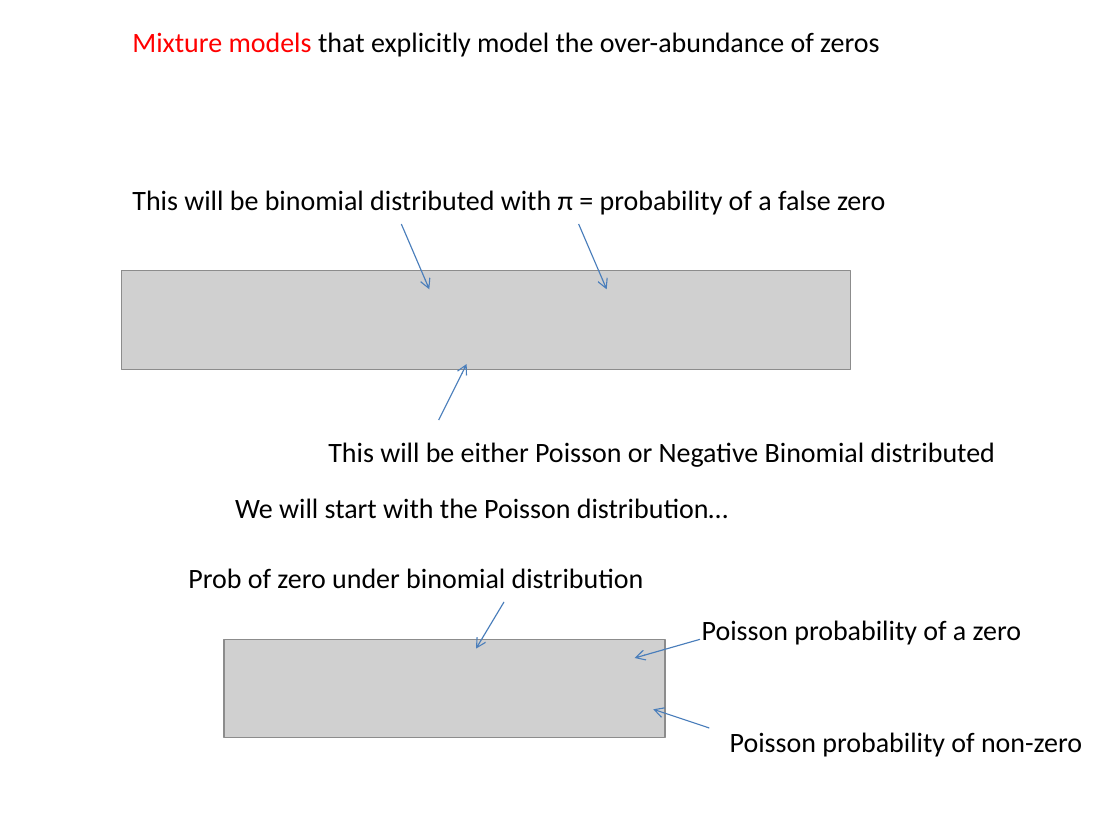
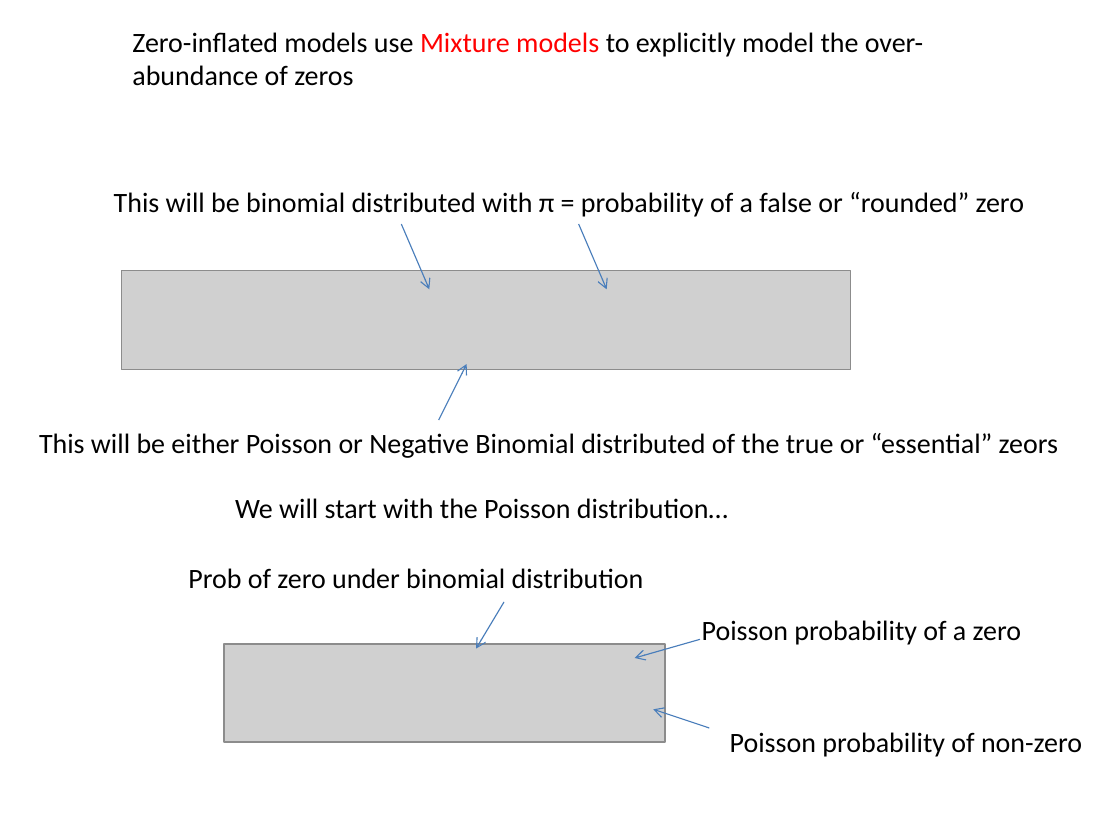
Before and after one commit to afodor/afodor.github.io, a slide deck: slide 5 of classes/stats2017/Lecture20.pptx. Drawn at 1120x840 pixels with LibreOffice and Linux fonts; fonts in the diff are those of the drawing; grey boxes stand for pictures. Boxes give left, top, right and bottom in pixels: in the first picture for what was removed or moved away, otherwise in the second. Text is boxed around its words. In the diff, an @@ line names an element or a change of style, - is before the commit and + after.

Commit message:
html for lecture #20

```diff
--- a/classes/stats2017/Lecture20.pptx
+++ b/classes/stats2017/Lecture20.pptx
@@ text at <box>132,32,923,86</box>: text changed @@
-Mixture models that explicitly model the over-abundance of zeros
+Zero-inflated models use Mixture models to explicitly model the over-abundance of zeros
@@ text at <box>114,192,1024,217</box>: text changed @@
-This will be binomial distributed with π = probability of a false zero
+This will be binomial distributed with π = probability of a false or “rounded” zero
@@ text at <box>39,433,1058,458</box>: text changed @@
-This will be either Poisson or Negative Binomial distributed
+This will be either Poisson or Negative Binomial distributed of the true or “essential” zeors
@@ picture: place and size @@
-picture at <box>224,640,665,738</box>
+picture at <box>224,644,665,743</box>
```
Also in this commit, not shown: 1 other file.
